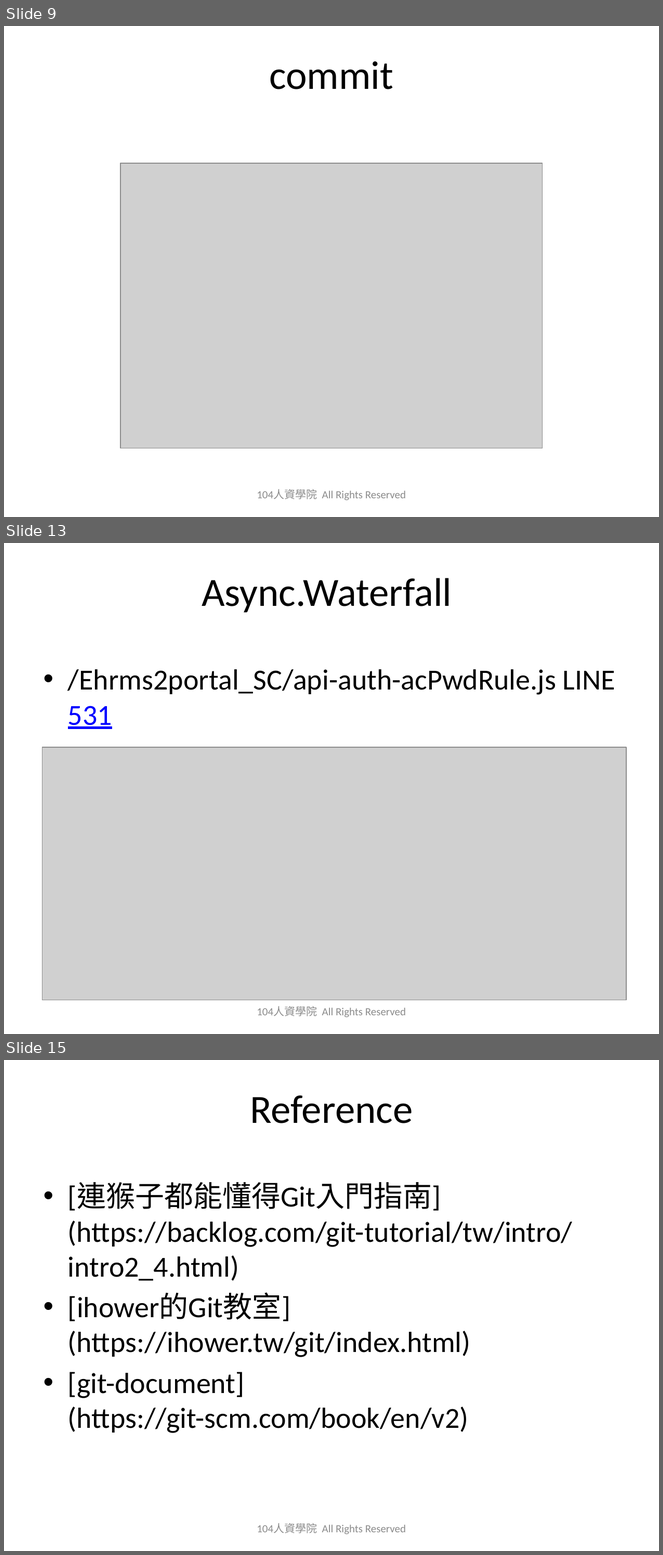
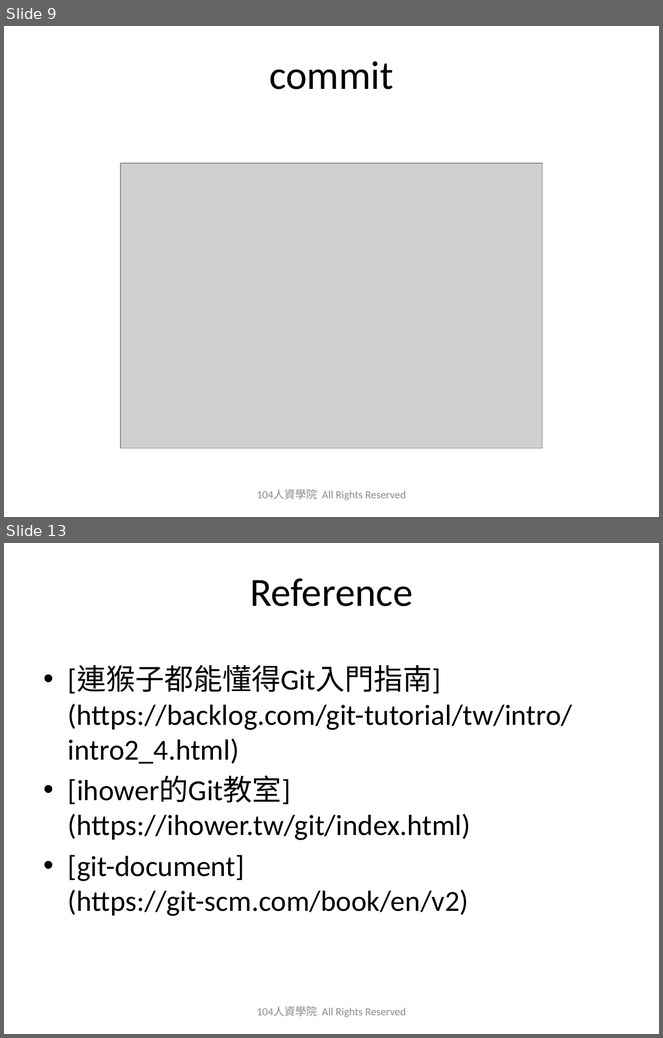
Before and after one commit to austinwang104/playGit, a slide deck: 2019_0627_Git_Share_HA.pptx. Shown one above the other, each under a label of ours: slides 9, 13 and 15 before the commit, slides 9 and 13 after it; the slides between them are not shown. The pictures are 663x1555 and 663x1038 pixels, drawn with LibreOffice and Linux fonts; fonts in the diff are those of the drawing; grey boxes stand for pictures; background and template pictures are left out. Boxes give left, top, right and bottom in pixels: in the first picture for what was removed or moved away, otherwise in the second. Text is boxed around its words. In the diff, an @@ line names an element or a change of style, - is before the commit and + after.

```diff
--- a/2019_0627_Git_Share_HA.pptx
+++ b/2019_0627_Git_Share_HA.pptx
@@ slide 13 removed at (4,543,659,1034), background picture (left out) @@
@@ title removed at (202,578,452,613) @@
-Async.Waterfall
@@ text removed at (68,669,616,729) @@
-• /Ehrms2portal_SC/api-auth-acPwdRule.js LINE 531
@@ picture removed at (42,747,626,1000) @@
@@ text removed at (257,1006,406,1018) @@
-104人資學院 All Rights Reserved
@@ what was slide 15 is now slide 13 @@
```
Also in this commit, not shown: 2 slides changed, 1 slide added, 2 other slides removed.
